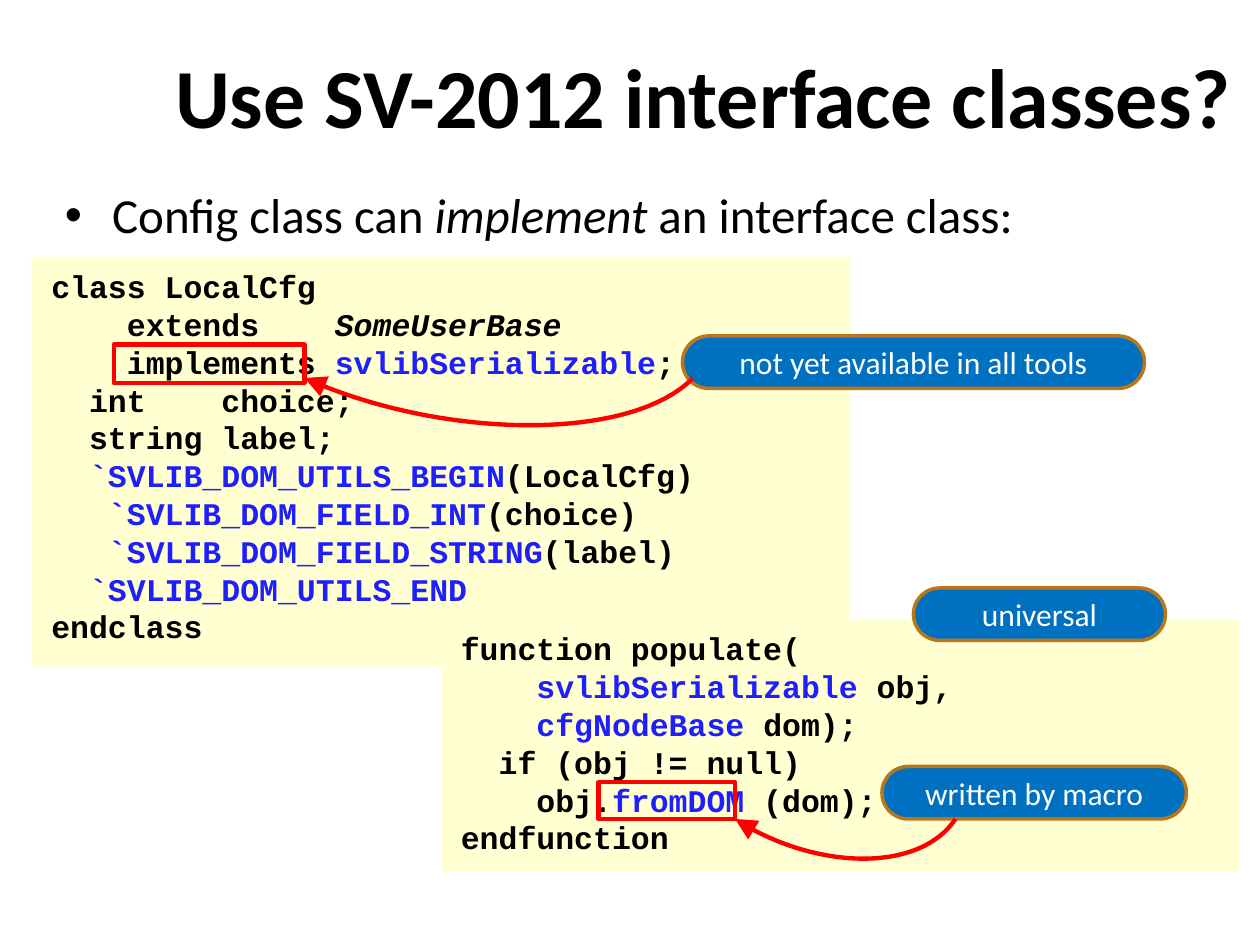
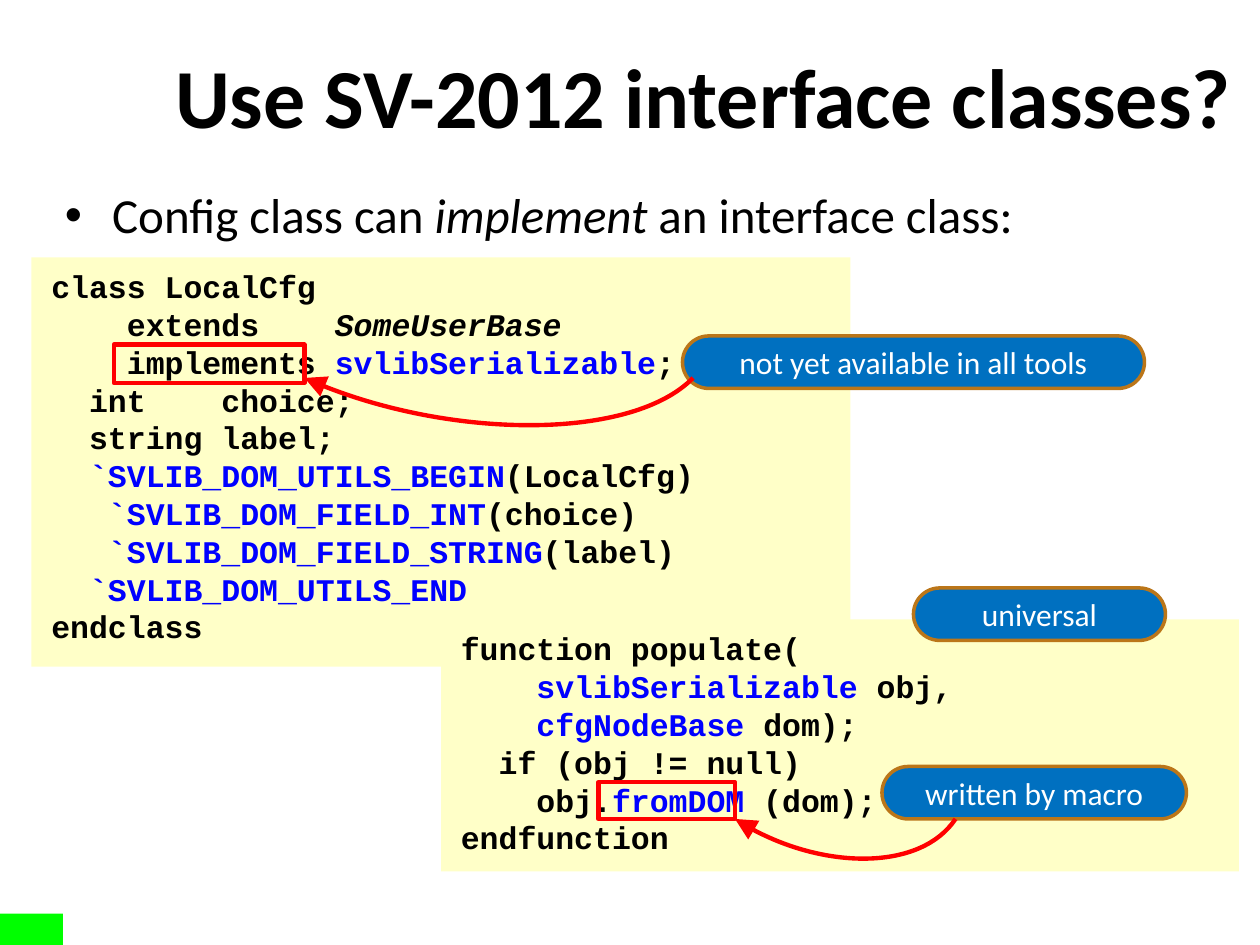
Before and after one commit to xiaoweish/svlib, a slide deck: slide 17 of svlib/doc/163-aq602-latest-draft.pptm. Drawn at 1260x945 pixels with LibreOffice and Linux fonts; fonts in the diff are those of the drawing; background and template pictures are left out. Boxes give left, top, right and bottom in pixels: in the first picture for what was removed or moved away, otherwise in the second. Text is boxed around its words. In the diff, an @@ line names an element or a change of style, - is before the commit and + after.

```diff
--- a/svlib/doc/163-aq602-latest-draft.pptm
+++ b/svlib/doc/163-aq602-latest-draft.pptm
@@ rectangle "class LocalCfg" at [32, 257, 850, 667]: fill #FFFFD2 to #FFFFC8 @@
@@ text in rectangle at [89, 351, 694, 605]: text colour #1E1EFF to #0000FF in "svlibSerializable;", "`SVLIB_DOM_UTILS_BEGIN(LocalCfg)", "`SVLIB_DOM_FIELD_INT(choice)", "`SVLIB_DOM_FIELD_STRING(label)" and 1 more places @@
@@ rectangle "function populate(" at [441, 620, 1239, 872]: fill #FFFFD2 to #FFFFC8 @@
@@ text in rectangle at [536, 675, 953, 821]: text colour #1E1EFF to #0000FF in "svlibSerializable", "cfgNodeBase", "obj.fromDOM" @@
@@ rectangle added at [0, 914, 63, 945], fill #00FF00 @@
```
Also in this commit, not shown: 16 other slides changed.
